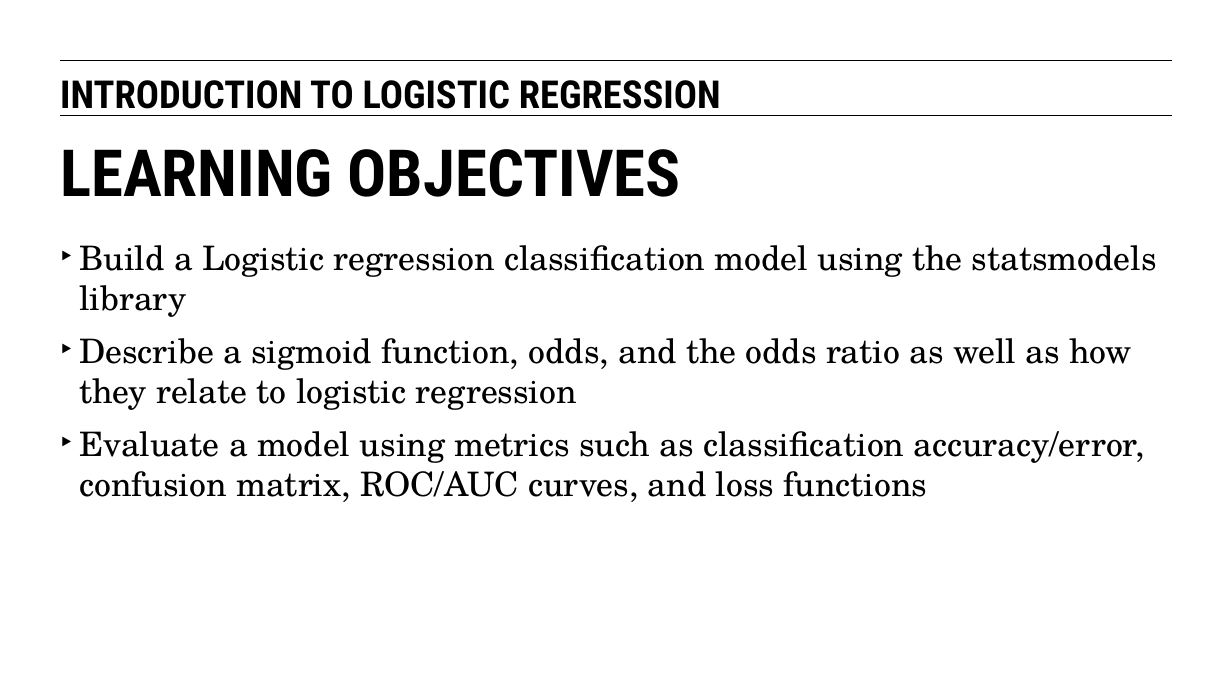
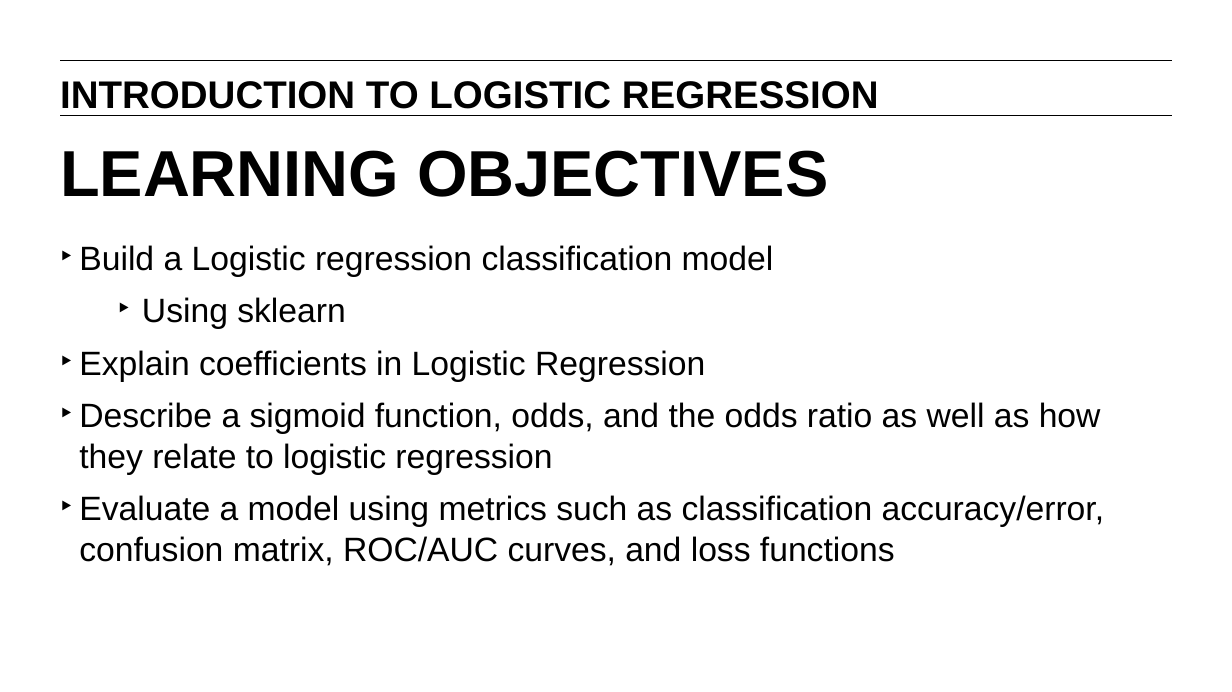
Before and after one commit to JamiesHQ/GA-MyDSRepo, a slide deck: slide 2 of lesson-9/09-intro-to-logistic-regression.pptx. Drawn at 1232x692 pixels with LibreOffice and Linux fonts; fonts in the diff are those of the drawing. Boxes give left, top, right and bottom in pixels: in the first picture for what was removed or moved away, otherwise in the second. Text is boxed around its words. In the diff, an @@ line names an element or a change of style, - is before the commit and + after.

```diff
--- a/lesson-9/09-intro-to-logistic-regression.pptx
+++ b/lesson-9/09-intro-to-logistic-regression.pptx
@@ text "INTRODUCTION TO LOGISTIC REGRESSION" at (x1=60, y1=81, x2=879, y2=109): font Roboto Condensed to Arial @@
@@ title "LEARNING OBJECTIVES" at (x1=60, y1=150, x2=828, y2=197): font Roboto Condensed to Arial @@
@@ text at (x1=79, y1=245, x2=774, y2=382): text changed; font TeX Gyre Schola to Arial @@
-‣ Build a Logistic regression classification model using the statsmodels library
+‣ Build a Logistic regression classification model
+  ‣ Using sklearn
+‣ Explain coefficients in Logistic Regression
@@ text at (x1=79, y1=402, x2=1104, y2=566): font TeX Gyre Schola to Arial in "Describe a sigmoid function, odds, and the ...", "Evaluate a model using metrics such as ..." @@
```
Also in this commit, not shown: 46 other slides changed, 8 slides added, 21 slides removed, 39 other files.
